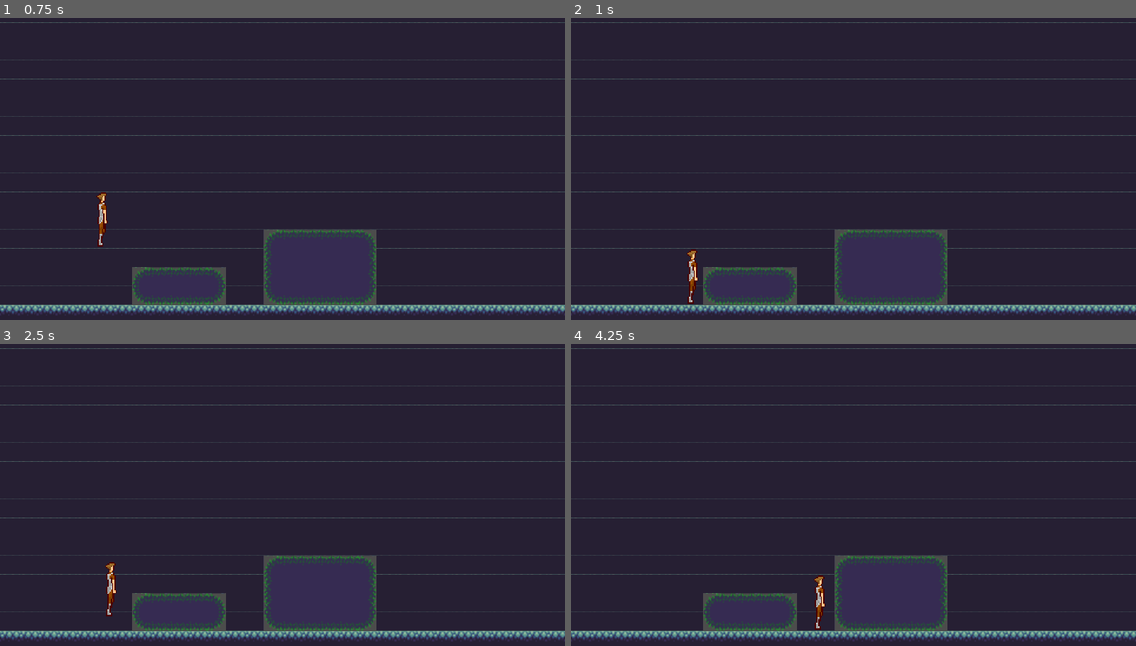
Above: before the commit, frames 1-4 (two rows, left to right).
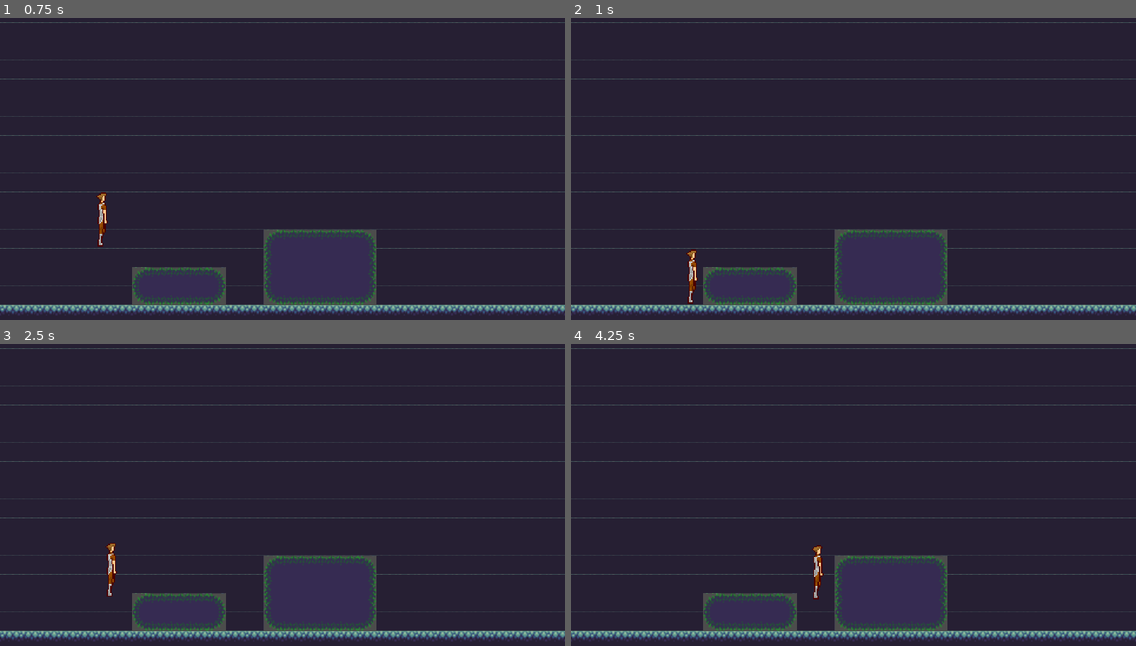
Above: after the commit, the same moments.

Repository: PyDario/tali-adventure
Game: Godot game, scene res://Scenes/Level1.tscn
Same seed, same stepped clock (60 frames per second), same inputs: the game is played once before the commit and once after it.
Inputs:
- Up to frame 1 (0.75 s): hold D (right) from 0.53 s (still down)
- Up to frame 2 (1 s): keep holding D (right); tap Space (jump) at 0.77 s
- Up to frame 3 (2.5 s): tap Enter at 1.25 s; tap Space (jump) at 1.52 s; release D (right) at 2.03 s; hold A (left) from 2.03 s (still down)
- Up to frame 4 (4.25 s): release A (left) at 2.78 s; hold D (right) from 2.78 s (still down); tap Space (jump) at 3.02, 3.77 s

Frame 1 is identical in both runs. In frame 2, less than 0.1% of the frame differs, in the area x 20-23%, y 77-95%; in frame 3, 0.3%; in frame 4, 0.4%, in the area x 42-45%, y 66-95%.

Commit message:
gravity now works as intended

Diff:
--- a/Code/Tali.gd
+++ b/Code/Tali.gd
@@ -3,8 +3,11 @@
 const SPEED = 100
 const GRAVITY = 400
 const UP_VECTOR = Vector2(0, -1)
-const JUMP_POWER = 200
+const JUMP_POWER = GRAVITY / 2
+
 var velocity = Vector2()
+
+#debug variablen
 var _vector_dummy = Vector2()
 
 func _ready():
@@ -12,20 +15,21 @@
 
 func _physics_process(delta):
 	velocity.x = 0
-	velocity.y += GRAVITY * delta
+	if is_on_floor():
+		velocity.y = 0
+	else:
+		velocity.y += GRAVITY * delta
 
 	player_action()
 
-	velocity.normalized()
 	_vector_dummy = move_and_slide(velocity, UP_VECTOR)
 	print(_vector_dummy)
-	#print(bool_floor)
 
 func player_action():
-	var bool_floor = is_on_floor()
 	if is_on_floor():
 		if Input.is_action_pressed("jump"):
 			velocity.y = -JUMP_POWER
+
 	if Input.is_action_pressed("right"):
 		velocity.x = 1 * SPEED
 	if Input.is_action_pressed("left"):
